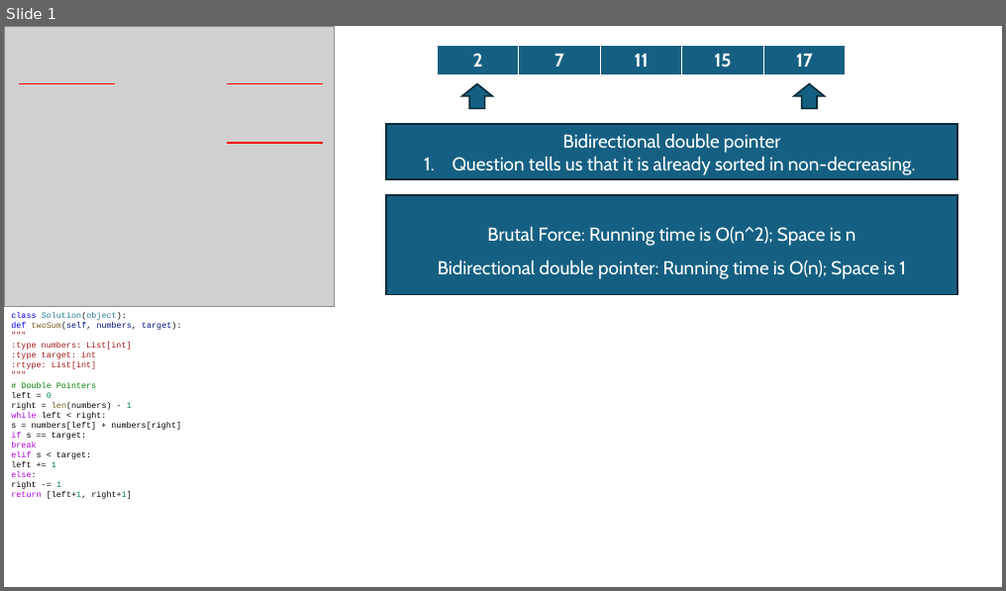
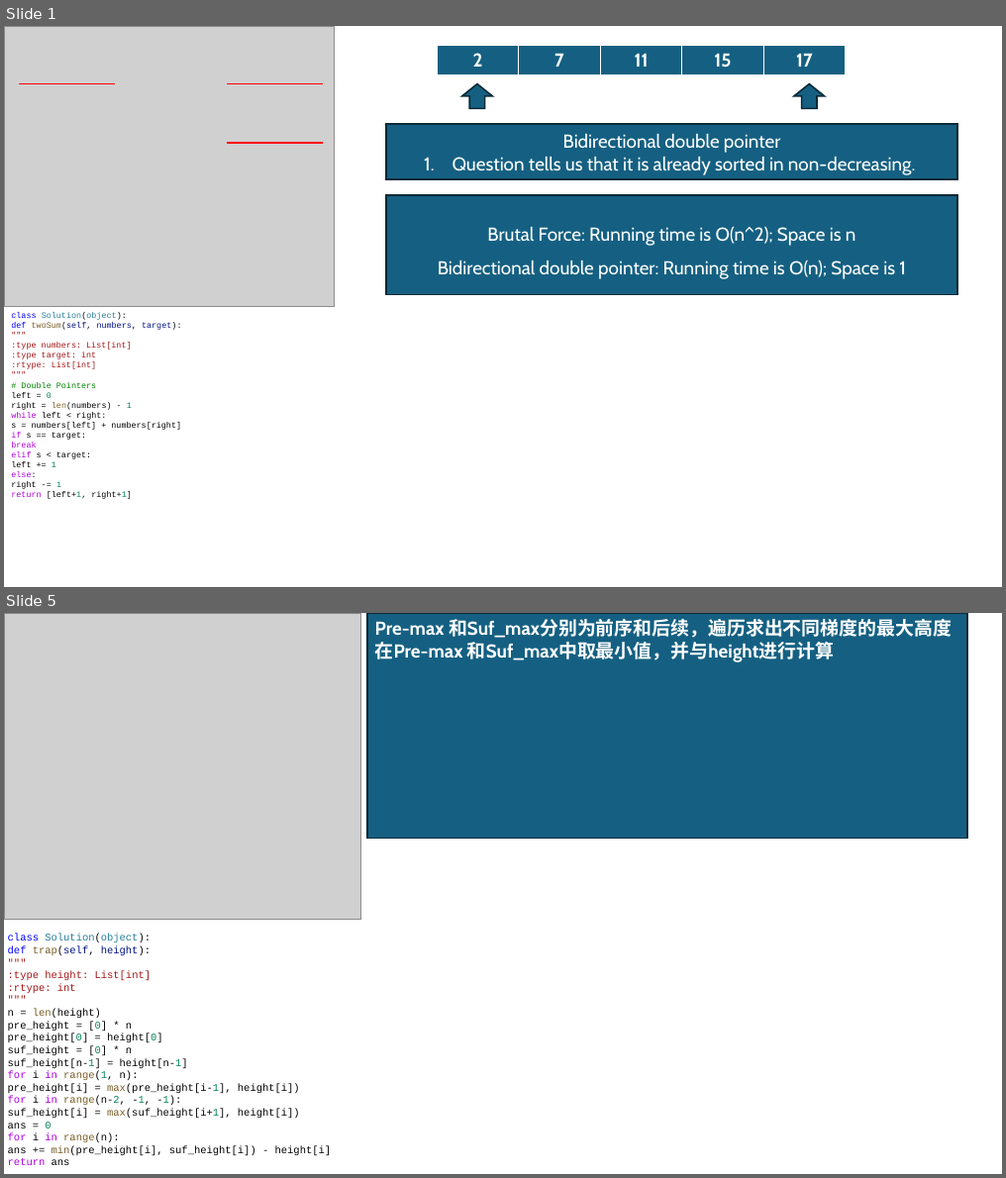
Before and after one commit to OnetoTommy/Program-Structure-Algorithms-, a slide deck: Leetcode/SB_Week01.pptx. Shown one above the other, each under a label of ours: slide 1 before the commit, slides 1 and 5 after it; the slides between them are not shown. The pictures are 1006x591 and 1006x1178 pixels, drawn with LibreOffice and Linux fonts; fonts in the diff are those of the drawing; grey boxes stand for pictures. Boxes give left, top, right and bottom in pixels: in the first picture for what was removed or moved away, otherwise in the second. Text is boxed around its words. In the diff, an @@ line names an element or a change of style, - is before the commit and + after.

```diff
--- a/Leetcode/SB_Week01.pptx
+++ b/Leetcode/SB_Week01.pptx
@@ slide 5 added at [4,613,1002,1174], background #FFFFFF @@
@@ picture added at [4,613,361,920] @@
@@ rectangle added at [368,613,967,839], fill #156082, outline #092A39 1.5 pt, 18 pt, text #FFFFFF, bold @@
+Pre-max 和Suf_max分别为前序和后续，遍历求出不同梯度的最大高度
+在Pre-max 和Suf_max中取最小值，并与height进行计算
@@ text added at [8,934,332,1165], 10 pt, text #000000 @@
+class Solution(object):
+def trap(self, height):
+"""
+:type height: List[int]
+:rtype: int
+"""
+n = len(height)
+pre_height = [0] * n
+pre_height[0] = height[0]
+suf_height = [0] * n
+suf_height[n-1] = height[n-1]
+for i in range(1, n):
+pre_height[i] = max(pre_height[i-1], height[i])
+for i in range(n-2, -1, -1):
+suf_height[i] = max(suf_height[i+1], height[i])
+ans = 0
+for i in range(n):
+ans += min(pre_height[i], suf_height[i]) - height[i]
+return ans
```
Also in this commit, not shown: 1 slide changed, 2 other slides added, 2 other files.
